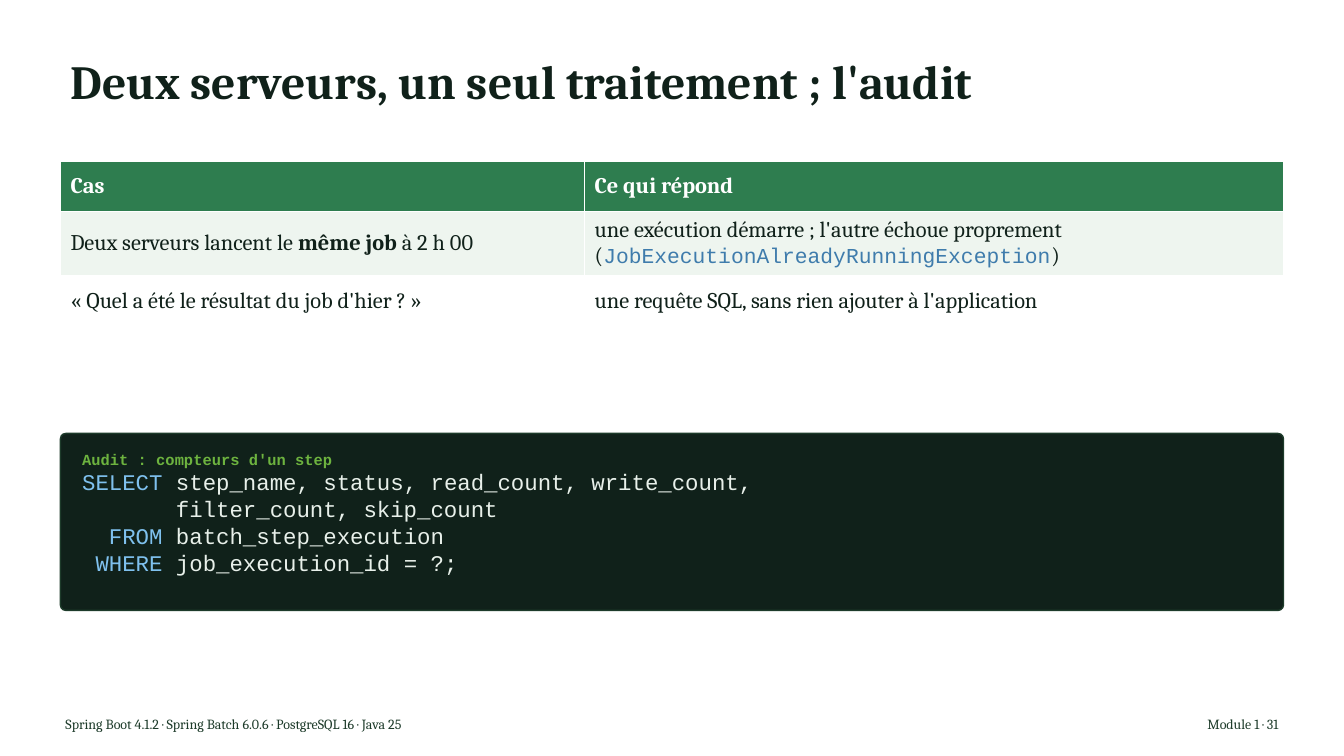
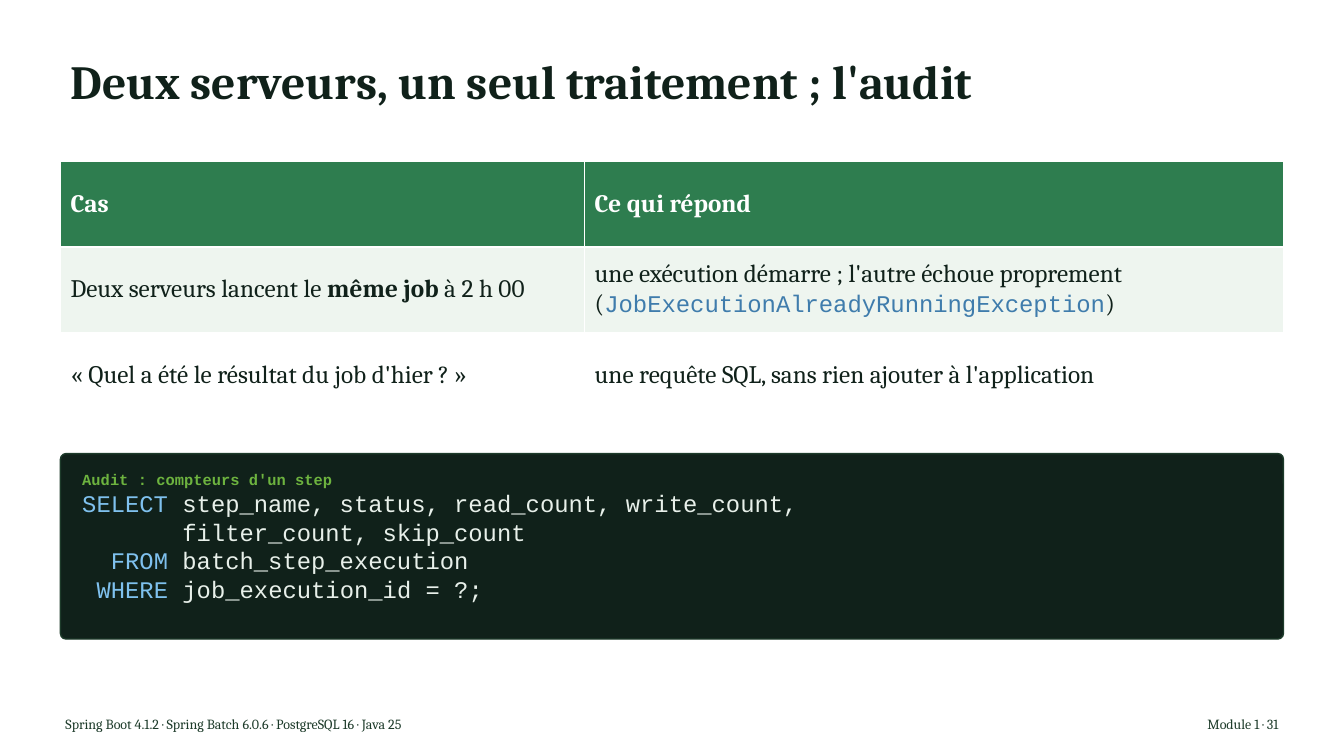
Before and after one commit to NaoufalHightech/tp-spring-batch, a slide deck: slide 28 of pptx/build/Spring_Batch_Module_1.pptx. Drawn at 1344x756 pixels with LibreOffice and Linux fonts; fonts in the diff are those of the drawing. Boxes give left, top, right and bottom in pixels: in the first picture for what was removed or moved away, otherwise in the second. Text is boxed around its words. In the diff, an @@ line names an element or a change of style, - is before the commit and + after.

```diff
--- a/pptx/build/Spring_Batch_Module_1.pptx
+++ b/pptx/build/Spring_Batch_Module_1.pptx
@@ table at bbox=[60, 161, 1284, 418] @@
@@ size 16 to 18 pt in "Cas", "Ce qui répond", "Deux serveurs lancent le même job à ...", "une exécution démarre ; l'autre échoue proprement ..." and 2 more places @@
@@ size 15.2 to 17.1 pt in "(JobExecutionAlreadyRunningException)" @@
@@ rounded rectangle "Audit : compteurs d'un step": place and size @@
-rounded rectangle "Audit : compteurs d'un step" at bbox=[60, 434, 1284, 611]
+rounded rectangle "Audit : compteurs d'un step" at bbox=[60, 454, 1284, 639]
@@ text in rounded rectangle at bbox=[82, 495, 798, 603]: size 16 to 17 pt in "SELECT step_name, status, read_count, write_count,", "filter_count, skip_count", "FROM batch_step_execution", "WHERE job_execution_id = ?;" @@
```
Also in this commit, not shown: 22 other slides changed, 10 other files.
